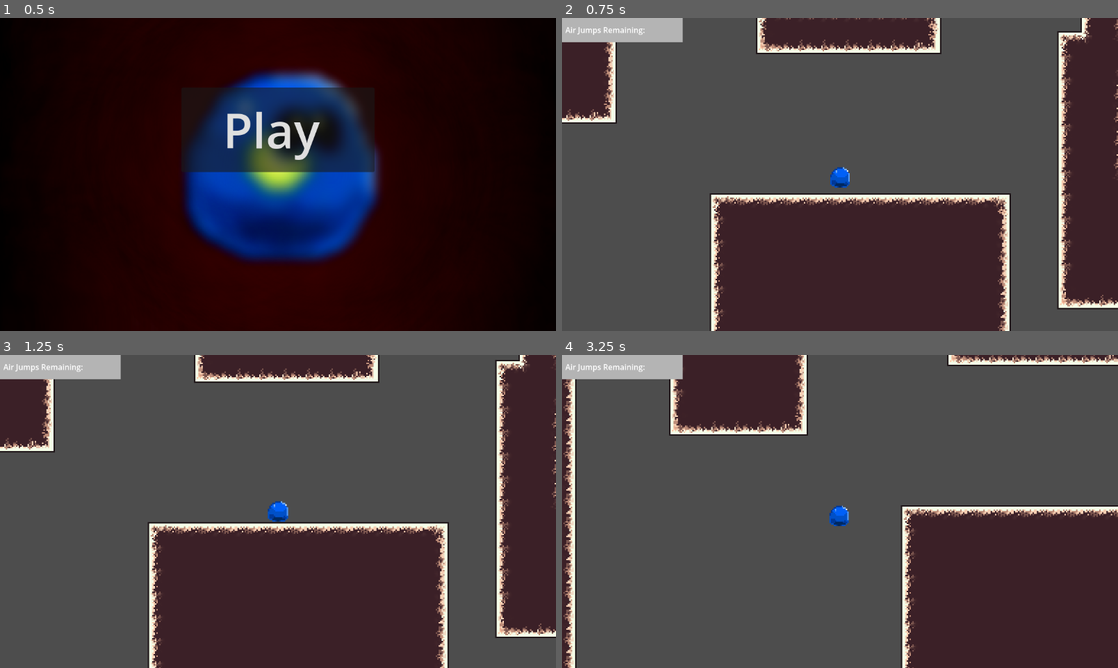
Above: before the commit, frames 1-4 (two rows, left to right).
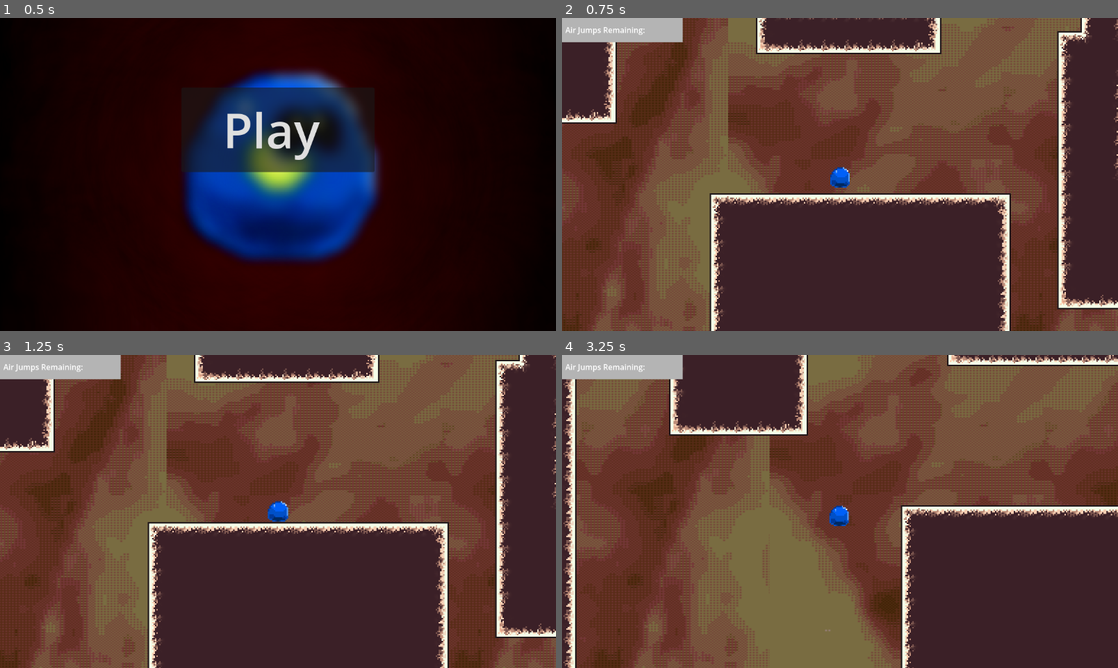
Above: after the commit, the same moments.

Repository: 2026-Hackathon/UnderYourSkin
Game: Godot game, scene res://Scenes/tempmenu.tscn
Same seed, same stepped clock (60 frames per second), same inputs: the game is played once before the commit and once after it.
Inputs (mouse positions are in pixels of both pictures, inside the frame that each line leads up to):
- Up to frame 1 (0.5 s): no input
- Up to frame 2 (0.75 s): click "Play" at 0.5 s
- Up to frame 3 (1.25 s): no input
- Up to frame 4 (3.25 s): move the mouse to (962, 495) at 1.27 s; click (962, 495) at 1.42 s; tap Enter at 2 s; drag from (728, 527) to (812, 574) at 2.02 s; move the mouse to (895, 442) at 2.77 s; click (895, 442) at 2.92 s

Frame 1 is identical in both runs. In frame 2, 58% of the frame differs, in the area x 0-100%, y 0-100%; in frame 3, 58%; in frame 4, 68%, in the area x 2-100%, y 0-100%.

Commit message:
Shitty Temp Parallax BG

Diff:
--- a/under-your-skin/Scenes/TempScene.tscn
+++ b/under-your-skin/Scenes/TempScene.tscn
@@ -2,6 +2,7 @@
 
 [ext_resource type="Texture2D" uid="uid://baw1axa3xd4oj" path="res://Sprites/TileMaps/Bone Tiles Temp.png" id="1_usju5"]
 [ext_resource type="Script" uid="uid://h0ynlfudvyu6" path="res://Scripts/player_character.gd" id="1_wjk0x"]
+[ext_resource type="Texture2D" uid="uid://b2yloufjntm6o" path="res://Sprites/BoneBG.png" id="2_rxen8"]
 [ext_resource type="Texture2D" uid="uid://dlt283a5xm1co" path="res://Sprites/Player/PlayerSpriteSheet.png" id="3_yc8q5"]
 [ext_resource type="Texture2D" uid="uid://bspaoa2imoidb" path="res://Sprites/TempJumpUIbg.png" id="4_yc8q5"]
 
@@ -352,6 +353,22 @@
 tile_map_data = PackedByteArray("AAAiACMAAAABAAAAAAAjACMAAAABAAAAAAAkACMAAAAEAAIAAAAlACMAAAABAAAAAAAmACMAAAAEAAIAAAAnAC …(77280 unchanged characters)…
 tile_set = SubResource("TileSet_usju5")
 
+[node name="Parallax2D" type="Parallax2D" parent="." unique_id=1726732568]
+scroll_scale = Vector2(0.2, 0.2)
+repeat_size = Vector2(320, 1383)
+autoscroll = Vector2(1, 1)
+repeat_times = 2
+
+[node name="Sprite2D" type="Sprite2D" parent="Parallax2D" unique_id=1341595859]
+modulate = Color(0.6351072, 0.5262541, 0.5670345, 1)
+z_index = -8
+texture_filter = 2
+texture_repeat = 3
+position = Vector2(494, -726)
+scale = Vector2(1.1343749, 0.9007161)
+texture = ExtResource("2_rxen8")
+centered = false
+
 [node name="PlayerCharacter" type="CharacterBody2D" parent="." unique_id=1782905367]
 position = Vector2(554, 537)
 slide_on_ceiling = false
@@ -378,7 +395,6 @@
 libraries/ = SubResource("AnimationLibrary_swl0q")
 
 [node name="CollisionShape2D" type="CollisionShape2D" parent="PlayerCharacter" unique_id=660656790]
-visible = false
 shape = SubResource("CircleShape2D_u0k2b")
 debug_color = Color(0.96465665, 0, 0.49433035, 0.41960785)
 
--- a/under-your-skin/Scripts/player_character.gd
+++ b/under-your-skin/Scripts/player_character.gd
@@ -117,6 +117,7 @@
 
 	#Squashes Based on Velocity
 	#abs needed otherwise squash bad
+	#Change max_deform to change this
 	if not animation_player.is_playing():
 		sprite.scale.y = lerp(original_scale.y , max_deform_scale.y , abs(delta * velocity.x))
 		sprite.scale.x = lerp(original_scale.x , max_deform_scale.x , abs(delta * velocity.y))
Binary file added: under-your-skin/Sprites/BoneBG.png
Not shown, added: under-your-skin/Sprites/BoneBG.png.import
